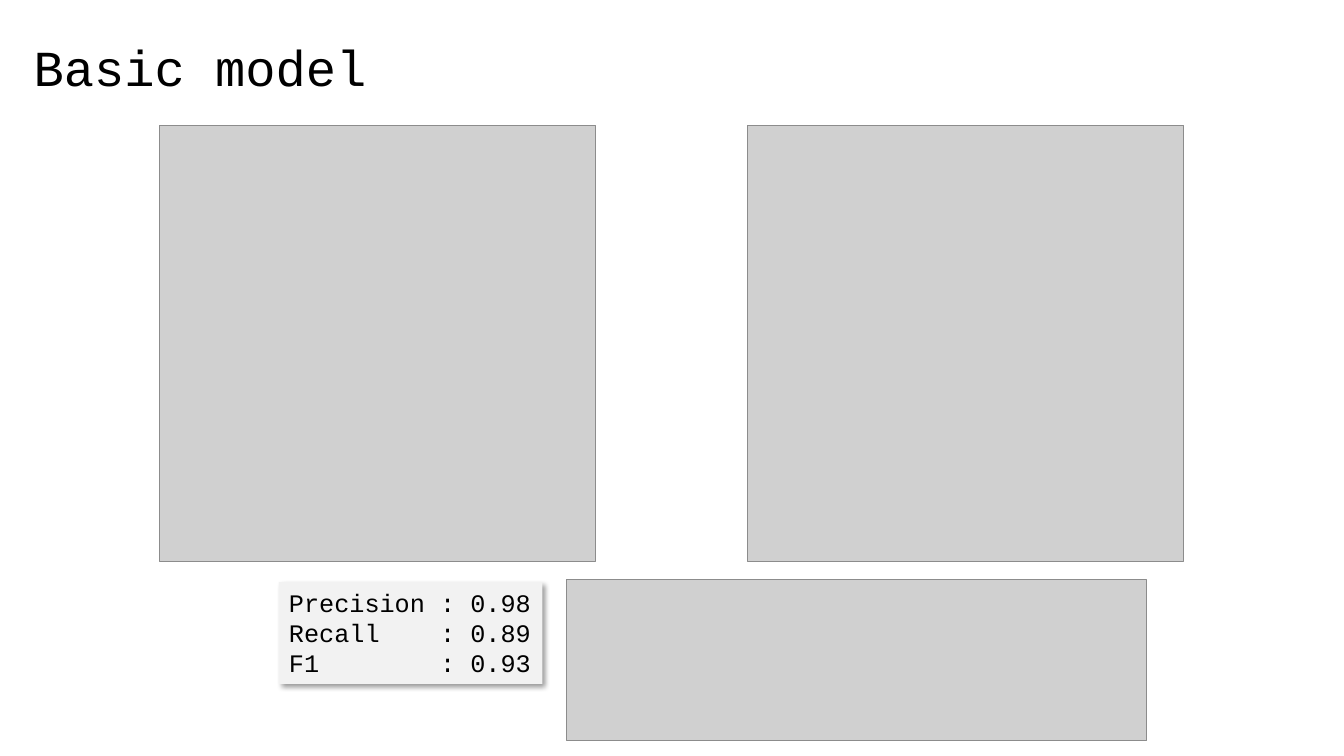
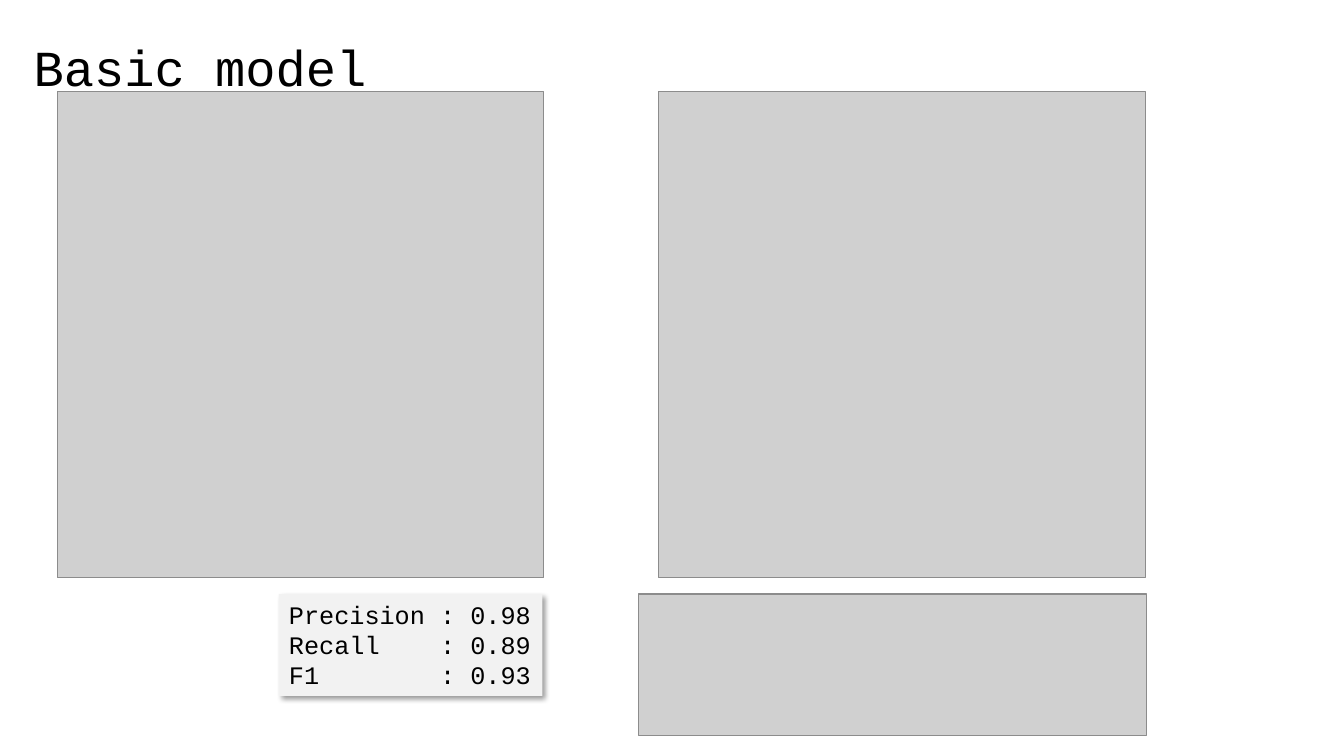
Before and after one commit to 40tude/02_Data-Science_Fullstack_march_2024, a slide deck: slide 6 of 07_deep_learning/99_Project_ATT/01_att_project.pptx. Drawn at 1344x756 pixels with LibreOffice and Linux fonts; fonts in the diff are those of the drawing; grey boxes stand for pictures. Boxes give left, top, right and bottom in pixels: in the first picture for what was removed or moved away, otherwise in the second. Text is boxed around its words. In the diff, an @@ line names an element or a change of style, - is before the commit and + after.

```diff
--- a/07_deep_learning/99_Project_ATT/01_att_project.pptx
+++ b/07_deep_learning/99_Project_ATT/01_att_project.pptx
@@ picture: place and size @@
-picture at bbox=[160, 125, 597, 562]
+picture at bbox=[57, 92, 544, 579]
@@ picture: place and size @@
-picture at bbox=[748, 125, 1185, 562]
+picture at bbox=[658, 92, 1145, 579]
@@ rectangle "Precision : 0.98": place and size @@
-rectangle "Precision : 0.98" at bbox=[279, 582, 542, 684]
+rectangle "Precision : 0.98" at bbox=[279, 594, 542, 696]
@@ picture: place and size @@
-picture at bbox=[567, 580, 1146, 741]
+picture at bbox=[638, 594, 1146, 735]
```
Also in this commit, not shown: 15 other files.
